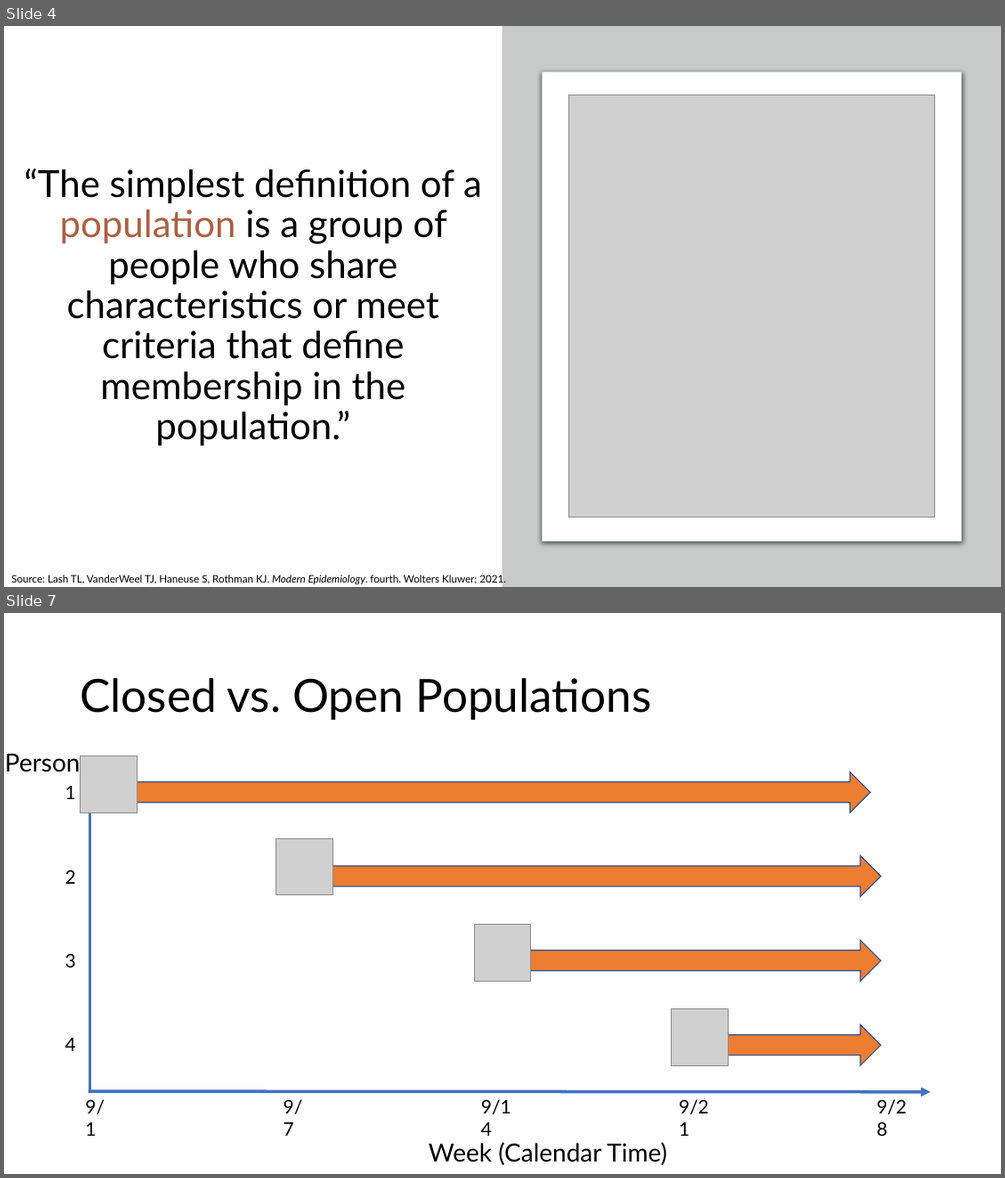
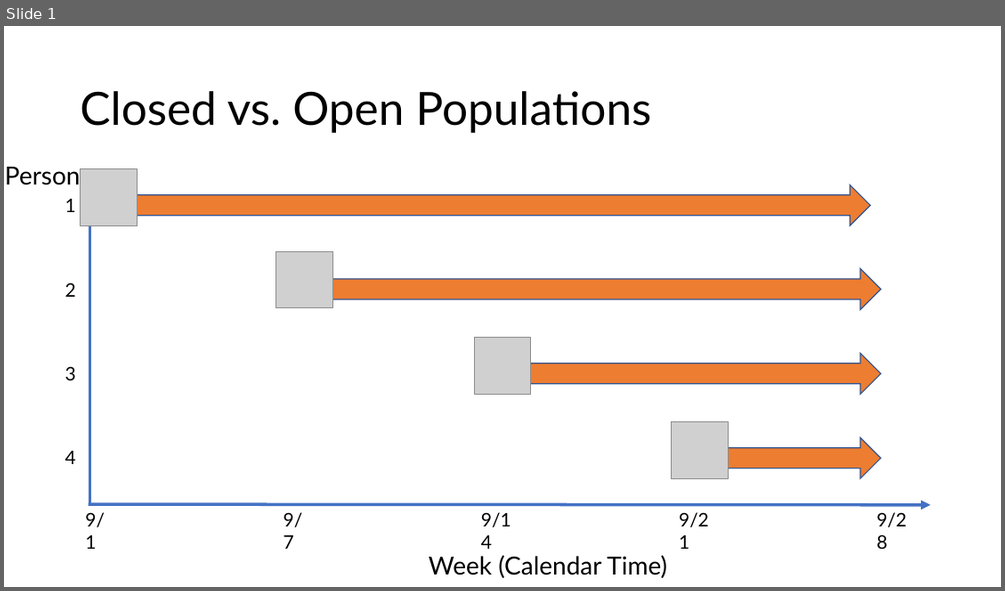
Before and after one commit to brad-cannell/r4epi, a slide deck: img/10_part_intro_epi/02_populations/populations.pptx. Shown one above the other, each under a label of ours: slides 4 and 7 before the commit, slide 1 after it; the slides between them are not shown. The pictures are 1005x1178 and 1005x591 pixels, drawn with LibreOffice and Linux fonts; fonts in the diff are those of the drawing; grey boxes stand for pictures. Boxes give left, top, right and bottom in pixels: in the first picture for what was removed or moved away, otherwise in the second. Text is boxed around its words. In the diff, an @@ line names an element or a change of style, - is before the commit and + after.

Commit message:
Move over populations slides verbatim

```diff
--- a/img/10_part_intro_epi/02_populations/populations.pptx
+++ b/img/10_part_intro_epi/02_populations/populations.pptx
@@ slide 4 removed at bbox=[4, 26, 1001, 587], background #FFFFFF @@
@@ rectangle removed at bbox=[502, 26, 1001, 587] @@
@@ rounded rectangle removed at bbox=[542, 71, 961, 541] @@
@@ picture removed at bbox=[568, 95, 934, 517] @@
@@ text removed at bbox=[24, 168, 482, 446] @@
-“The simplest definition of a population is a group of people who share characteristics or meet criteria that define membership in the population.”
@@ text removed at bbox=[11, 573, 506, 585] @@
-Source: Lash TL, VanderWeel TJ, Haneuse S, Rothman KJ. Modern Epidemiology. fourth. Wolters Kluwer; 2021.
@@ what was slide 7 is now slide 1 @@
```
Also in this commit, not shown: 1 slide changed, 14 other slides removed, 26 other files.
